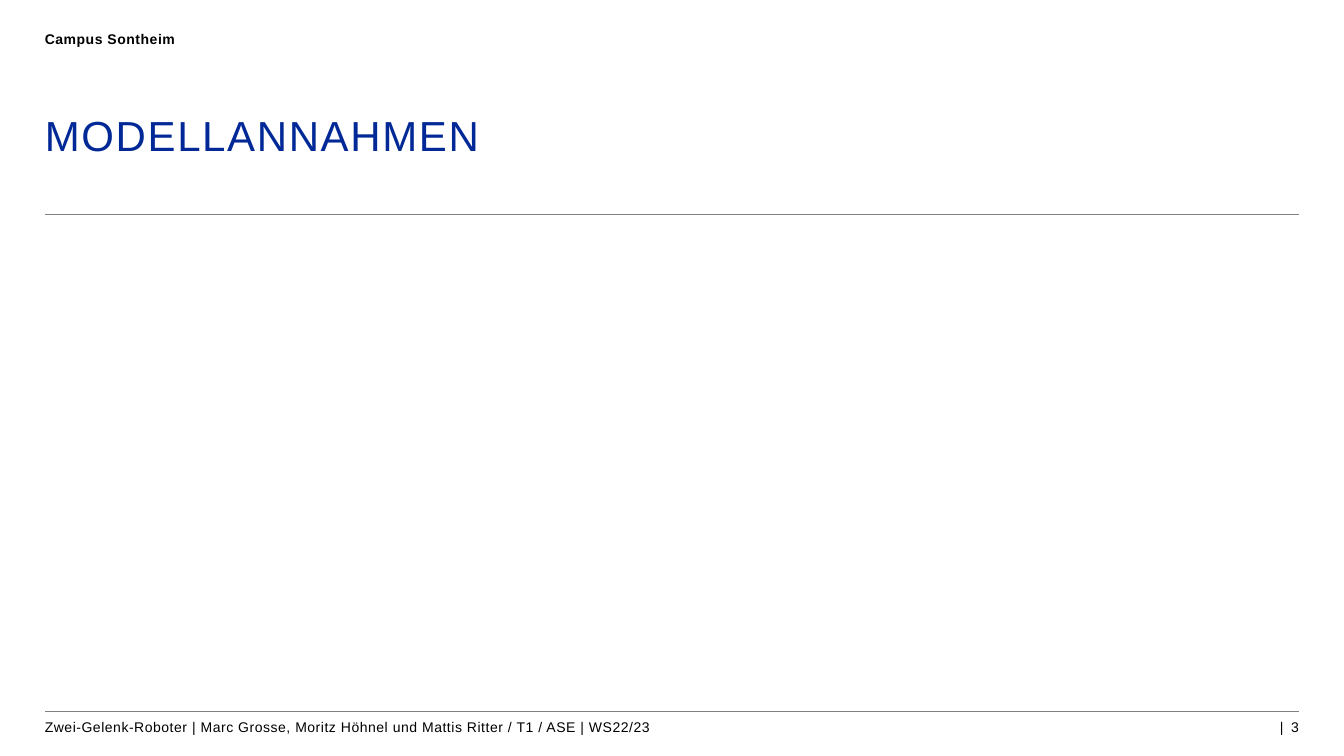
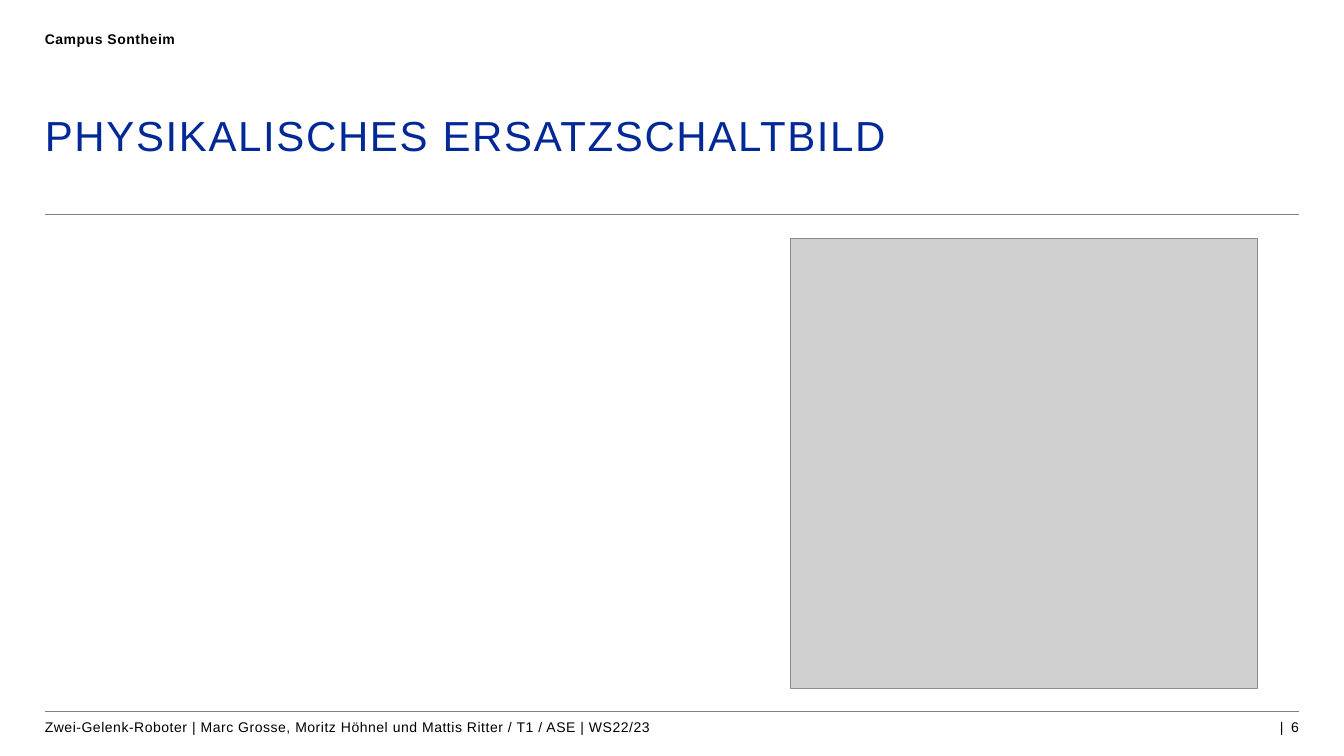
Before and after one commit to mattisritter/labor_mod_sim, a slide deck: slide 6 of Vorabgabe.pptx (slide 3 before the commit). Drawn at 1344x756 pixels with LibreOffice and Linux fonts; fonts in the diff are those of the drawing; grey boxes stand for pictures; background and template pictures are left out. Boxes give left, top, right and bottom in pixels: in the first picture for what was removed or moved away, otherwise in the second. Text is boxed around its words. In the diff, an @@ line names an element or a change of style, - is before the commit and + after.

Commit message:
powerpoint

```diff
--- a/Vorabgabe.pptx
+++ b/Vorabgabe.pptx
@@ title at <box>45,121,886,152</box>: text changed @@
-MODELLANNAHMEN
+PHYSIKALISCHES ERSATZSCHALTBILD
@@ picture added at <box>790,238,1257,689</box> @@
@@ page number at <box>1291,722,1299,732</box>: text changed @@
-| 3
+| 6
```
Also in this commit, not shown: 2 other slides changed, 2 slides added.
